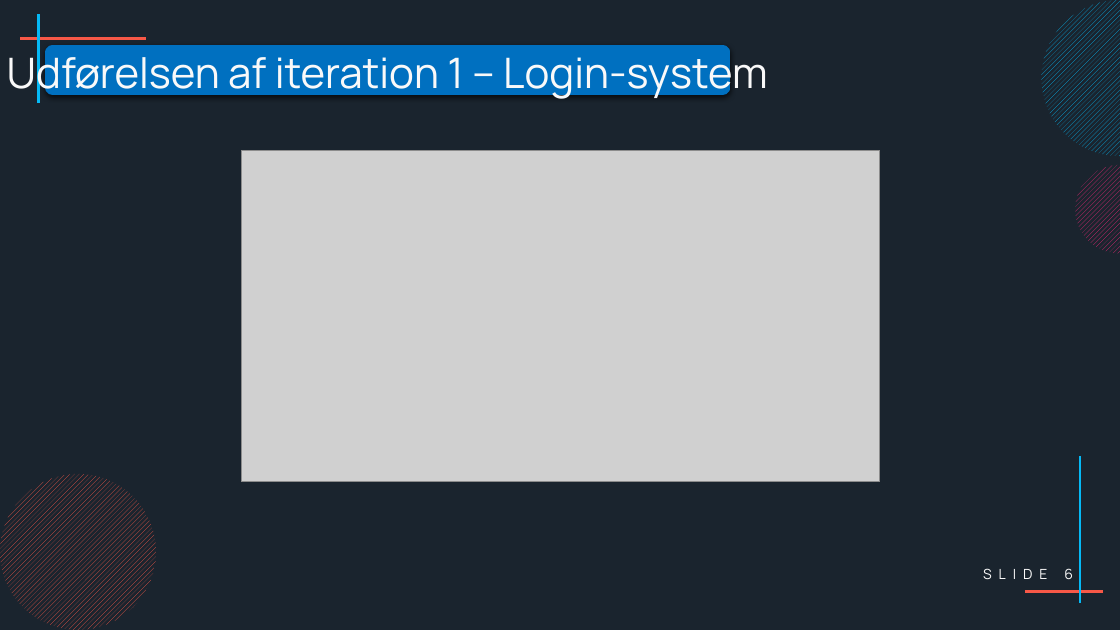
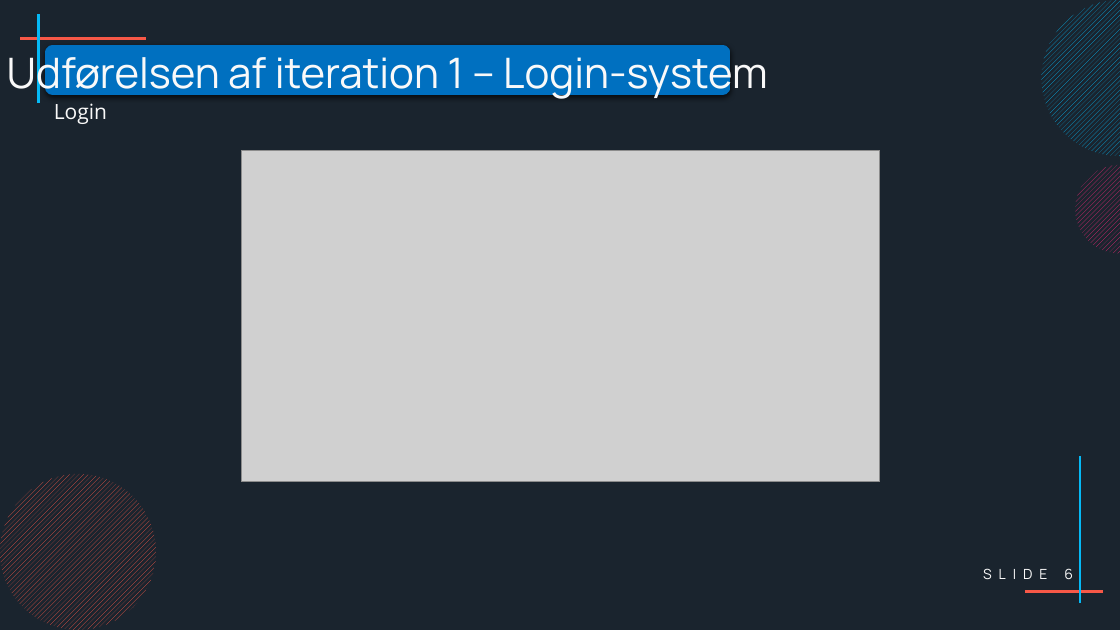
Before and after one commit to ProgrammeringOTGDKlassen/D-klassen-Programmering, a slide deck: slide 6 of Eksamensprojekt - Max/Præsentation/Præsentation af eksamensprojekt.pptx. Drawn at 1120x630 pixels with LibreOffice and Linux fonts; fonts in the diff are those of the drawing; grey boxes stand for pictures. Boxes give left, top, right and bottom in pixels: in the first picture for what was removed or moved away, otherwise in the second. Text is boxed around its words. In the diff, an @@ line names an element or a change of style, - is before the commit and + after.

```diff
--- a/Eksamensprojekt - Max/Præsentation/Præsentation af eksamensprojekt.pptx
+++ b/Eksamensprojekt - Max/Præsentation/Præsentation af eksamensprojekt.pptx
@@ text added at <box>54,103,107,124</box>, 18 pt, text #F9F9F9 @@
+Login
```
Also in this commit, not shown: 3 other slides changed, 1 other file.
